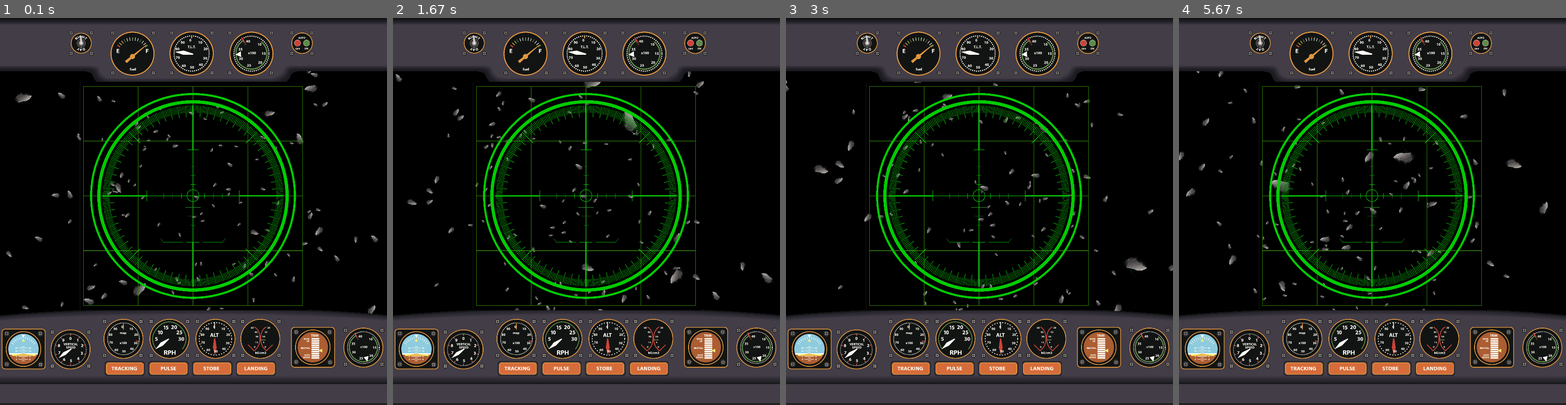
Above: before the commit, frames 1-4 (left to right).
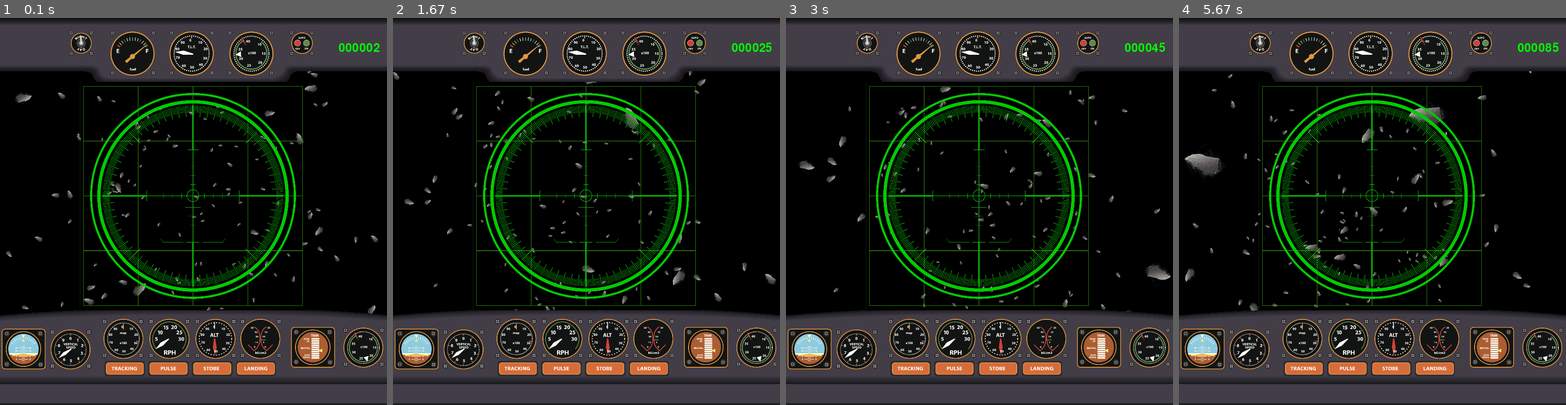
Above: after the commit, the same moments.

Repository: pipipik/py_game_01
Game: pygame game, started from game/saturn_voyager/saturn_voyage.py
Same seed, same stepped clock (60 frames per second), same inputs: the game is played once before the commit and once after it.
Inputs:
- Up to frame 1 (0.1 s): no input
- Up to frame 2 (1.67 s): hold Right 0.33-0.8 s; hold Up 0.83-1.13 s; hold Right 1.17-1.63 s
- Up to frame 3 (3 s): hold Left 1.67-2.2 s; hold Down 2.23-2.53 s; hold Left 2.57-2.97 s
- Up to frame 4 (5.67 s): hold Up 3-3.37 s; hold Right 3.4-4.03 s; hold Down 4.07-4.43 s; hold Left 4.47-4.93 s; hold Right 4.97-5.43 s; hold Up from 5.47 s (still down)

The runs differ from the first frame. In frame 1, 0.1% of the frame differs, in the area x 87-99%, y 6-9%; in frame 2, 1.1%; in frame 3, 1.9%; in frame 4, 2.7%, in the area x 0-99%, y 6-76%.

Commit message:
disp_score

Diff:
--- a/game/saturn_voyager/saturn_voyage.py
+++ b/game/saturn_voyager/saturn_voyage.py
@@ -15,10 +15,11 @@
   speed = 25 # スピード(時間経過と共に加速)
   keymap = [] # どのキーが押下されているかを示すリスト
   game_over = False # ゲームオーバーフラグ
-
+  score = 0 # スコア
   rock_image = pygame.image.load("rock.png") # 隕石_image
   scope_image = pygame.image.load("scope.png") # 自機_image
 
+  scorefont = pygame.font.SysFont(None, 36) # Fontオブジェクト
   sysfont = pygame.font.SysFont(None, 72) # Fontオブジェクト
   message_over = sysfont.render("GAME OVER!!", True, (0, 255, 225)) # Surfaceオブジェクト
   message_rect = message_over.get_rect() # 画像の占める矩形をget_rect()メソッドで取得
@@ -43,6 +44,9 @@
 
     # フレーム毎の処理
     if not game_over: # ゲーム中の処理
+      score += 1 # スコア加算
+      if score % 10 == 0:
+        speed += 1 # スピード加算
 
       # フレーム毎の処理
       if K_LEFT in keymap: # 左キー
@@ -88,6 +92,11 @@
       SURFACE.blit(message_over, message_rect) # メッセージ描画
       pygame.mixer.music.stop()
 
+    # スコアの描画
+    score_str = str(score).zfill(6) # 文字列の左側を0で埋める
+    score_image = scorefont.render(score_str, True, (0, 255, 0))
+    SURFACE.blit(score_image, (700, 50)) # スコア描画
+
     pygame.display.update() # プログラム中に描画した内容を画面に反映
     FPSCLOCK.tick(15) # 1秒間に15回ループが実行
 
